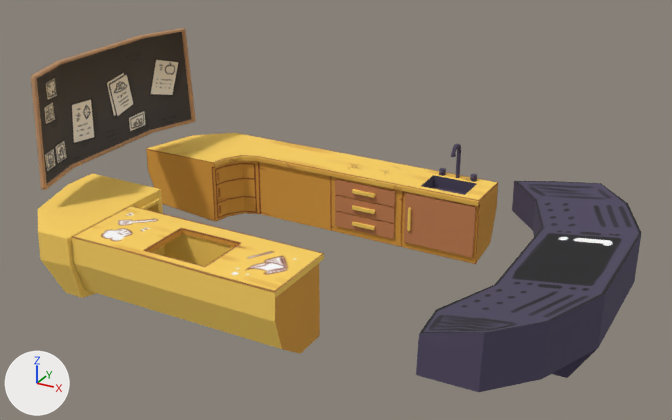
Two versions of the FBX model Assets/3D Assets/Ship/ShipInterior.fbx, one commit apart.
Camera for both pictures: a 50 mm camera at (1.59, -2.86, 1.75) aimed at (0.02, -0.02, 0.32). The axes (+X, +Y, +Z) are drawn at lower left. The lights are the same throughout. The older version comes first.

The scene before the commit, as lines of its bpy script (objects in view):
```python
mat_m_shipindoor = principled_material('M_ShipIndoor')
mat_m_shipindoor.texture = img_textinterior_png
mat_m_shipindoor.roughness = 1.0
me_cube_023 = bpy.data.meshes.new('Cube.023')
me_cube_023.from_pydata(...)  # 46 vertices, 44 faces; spans x 0.33..0.3548, y 0.5752..0.6136, z 0.2846..0.3153
me_cube_023.materials.append(mat_m_shipindoor)  # picture img_textinterior_png
me_cube_058 = bpy.data.meshes.new('Cube.058')
me_cube_058.from_pydata(...)  # 84 vertices, 82 faces; spans x -1.097..-1.002, y -0.483..0.483, z 0.368..0.813
me_cube_058.materials.append(mat_m_shipindoor)  # picture img_textinterior_png
me_cube_066 = bpy.data.meshes.new('Cube.066')
me_cube_066.from_pydata(...)  # 427 vertices, 394 faces; spans x -1.12..0.44, y -0.66..0.64, z -0.03..0.45
me_cube_066.materials.append(mat_m_shipindoor)  # picture img_textinterior_png
me_cube_075 = bpy.data.meshes.new('Cube.075')
me_cube_075.from_pydata(...)  # 46 vertices, 44 faces; spans x 0.1884..0.2132, y 0.5752..0.6136, z 0.2846..0.3153
me_cube_075.materials.append(mat_m_shipindoor)  # picture img_textinterior_png
me_cube_076 = bpy.data.meshes.new('Cube.076')
me_cube_076.from_pydata(...)  # 94 vertices, 90 faces; spans x 0.5..1.098, y -0.662..0.662, z 0.022..0.358
me_cube_076.materials.append(mat_m_shipindoor)  # picture img_textinterior_png
ob_barra = bpy.data.objects.new('Barra', me_cube_066)
ob_barra.location = (0.0, 0.0, 0.0)
ob_consola = bpy.data.objects.new('Consola', me_cube_076)
ob_consola.location = (0.0, 0.0, 0.0)
ob_faucethandl = bpy.data.objects.new('FaucetHandL', me_cube_023)
ob_faucethandl.location = (0.0, 0.0, 0.0)
ob_faucethandr = bpy.data.objects.new('FaucetHandR', me_cube_075)
ob_faucethandr.location = (0.0, 0.0, 0.0)
ob_panelcorcho = bpy.data.objects.new('PanelCorcho', me_cube_058)
ob_panelcorcho.location = (0.0, 0.0, 0.0)
```
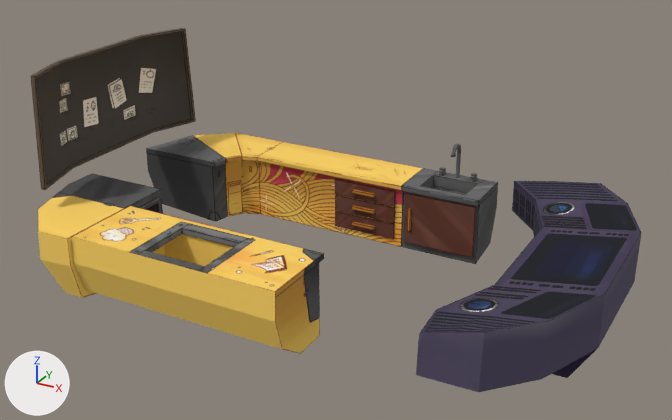
Commit message: Ship interior

What differs and where, as boxes (x1, y1, x2, y2) in the pictures (672 x 420 px):
'Barra', surface changed: (38, 133, 498, 354) in both
'Consola', surface changed (darker): (419, 181, 641, 378) in both
'PanelCorcho', surface changed: (31, 28, 196, 190) in both
'FaucetHandR', surface changed: (439, 168, 446, 176) in both
'FaucetHandL', surface changed: (470, 174, 477, 182) in both

Patch to the scene script:
```diff
--- a/Assets/3D Assets/Ship/ShipInterior.fbx.py
+++ b/Assets/3D Assets/Ship/ShipInterior.fbx.py
@@ img_interior_text_png @@
+img_interior_text_png = load_image('Interior_text.png', '../../Textures/Ship/Interior_text.png', 4096, 4096, 'sRGB')
@@ mat_m_shipindoor @@
 mat_m_shipindoor = principled_material('M_ShipIndoor')
-mat_m_shipindoor.texture = img_textinterior_png
+mat_m_shipindoor.texture = img_interior_text_png
 mat_m_shipindoor.roughness = 1.0
@@ me_cube_066 @@
 me_cube_066.from_pydata(...)  # 427 vertices, 394 faces; spans x -1.12..0.44, y -0.66..0.64, z -0.03..0.45
 # used by ob_barra; location = (0.0, 0.0, 0.0)
+# me_cube_066 part 2: texture (UV) coordinates of 394 of 394 faces, centred in x -1.12..0.44, y -0.65..0.63, z -0.03..0.45, changed; they spanned u 0.0..0.97, v 0.0..0.99 and now span u 0.0..0.99, v 0.01..0.99
 me_cube_066.materials.append(mat_m_shipindoor)
@@ me_cube_058 @@
 me_cube_058.from_pydata(...)  # 84 vertices, 82 faces; spans x -1.097..-1.002, y -0.483..0.483, z 0.368..0.813
 # used by ob_panelcorcho; location = (0.0, 0.0, 0.0)
+# me_cube_058 part 1: texture (UV) coordinates of 82 of 82 faces, centred in x -1.096..-1.004, y -0.482..0.482, z 0.368..0.813, changed; they spanned u 0.0..0.73, v 0.0..0.78 and now span u 0.29..0.99, v 0.01..0.97
 me_cube_058.materials.append(mat_m_shipindoor)
@@ me_cube_076 @@
 me_cube_076.from_pydata(...)  # 94 vertices, 90 faces; spans x 0.5..1.098, y -0.662..0.662, z 0.022..0.358
 # used by ob_consola; location = (0.0, 0.0, 0.0)
+# me_cube_076 part 3: texture (UV) coordinates of 90 of 90 faces, centred in x 0.57..1.098, y -0.658..0.658, z 0.023..0.345, changed; they spanned u 0.08..0.93, v 0.0..0.65 and now span u 0.23..0.68, v 0.01..0.99
 me_cube_076.materials.append(mat_m_shipindoor)
```
